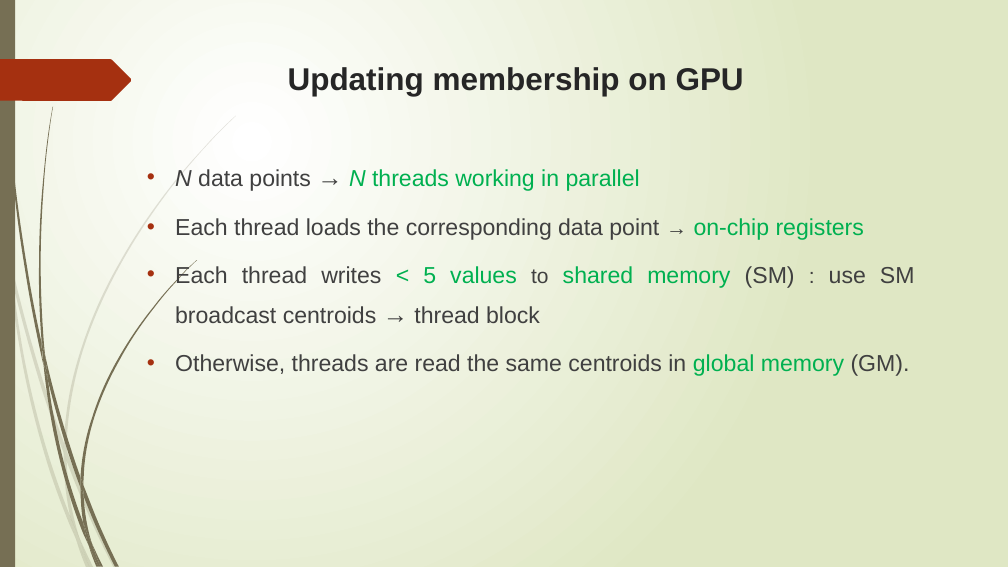
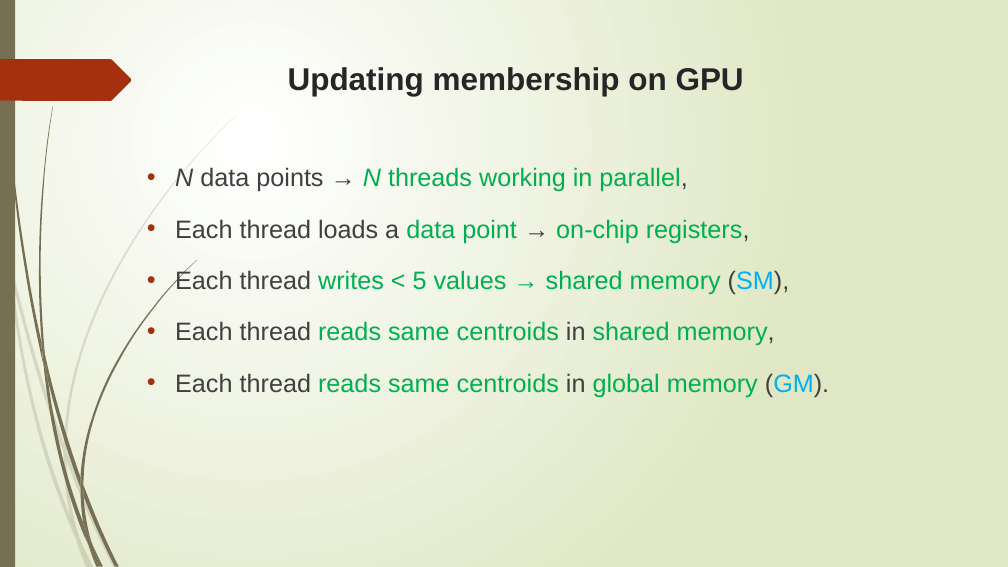
Before and after one commit to trungvdhp/master-ntou, a slide deck: slide 8 of ImageProcessing/Speeding up GFKM.pptx (slide 7 before the commit). Drawn at 1008x567 pixels with LibreOffice and Linux fonts; fonts in the diff are those of the drawing. Boxes give left, top, right and bottom in pixels: in the first picture for what was removed or moved away, otherwise in the second. Text is boxed around its words. In the diff, an @@ line names an element or a change of style, - is before the commit and + after.

```diff
--- a/ImageProcessing/Speeding up GFKM.pptx
+++ b/ImageProcessing/Speeding up GFKM.pptx
@@ text at [175,167,829,397]: text changed; size 22 to 24 pt; text colour #404040 to #00B050 @@
-• N data points → N threads working in parallel
-• Each thread loads the corresponding data point → on-chip registers
-• Each thread writes < 5 values to shared memory (SM) : use SM broadcast centroids → thread block
-• Otherwise, threads are read the same centroids in global memory (GM).
+• N data points → N threads working in parallel,
+• Each thread loads a data point → on-chip registers,
+• Each thread writes < 5 values → shared memory (SM),
+• Each thread reads same centroids in shared memory,
+• Each thread reads same centroids in global memory (GM).
```
Also in this commit, not shown: 19 other slides changed, 5 slides added, 1 slide removed.
